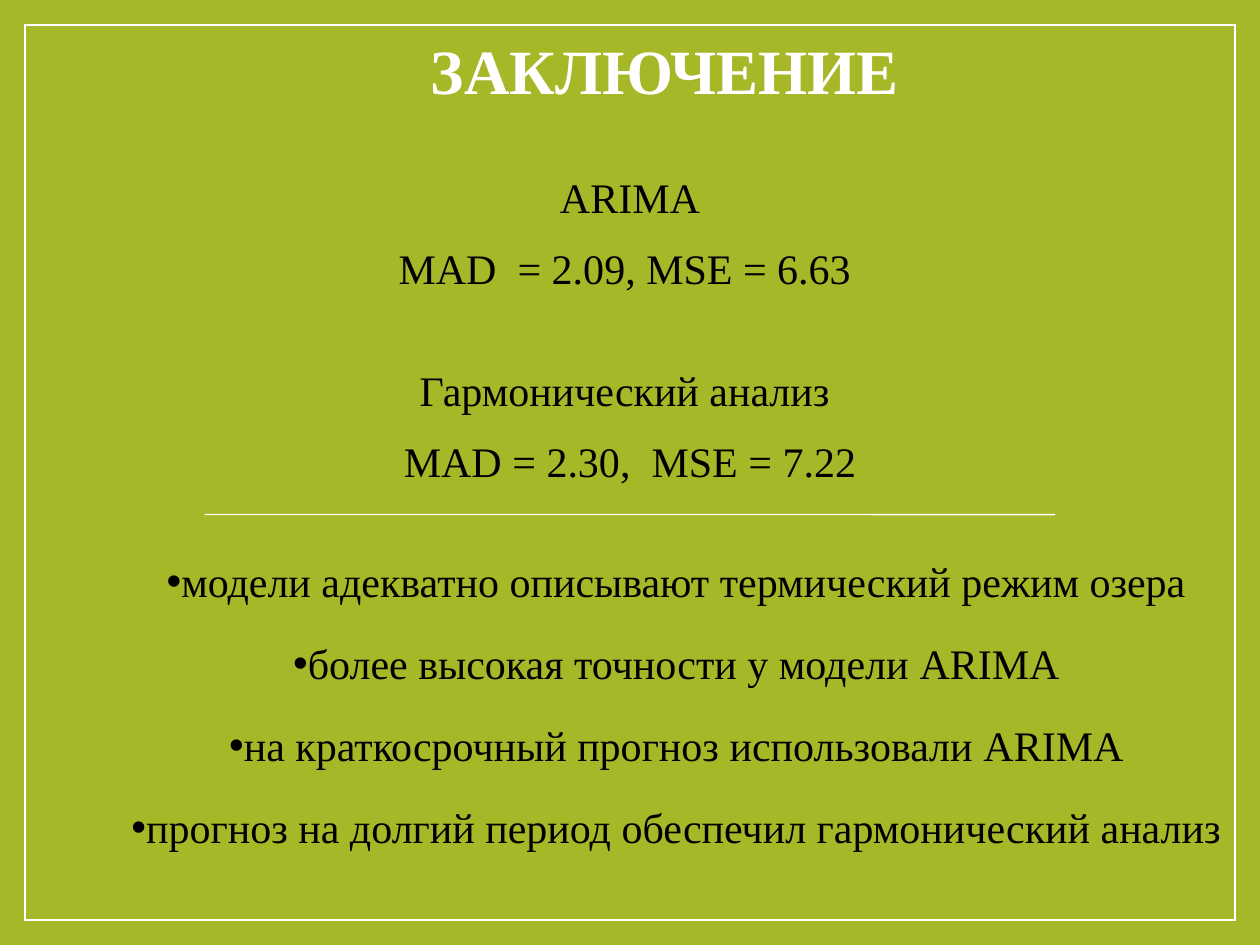
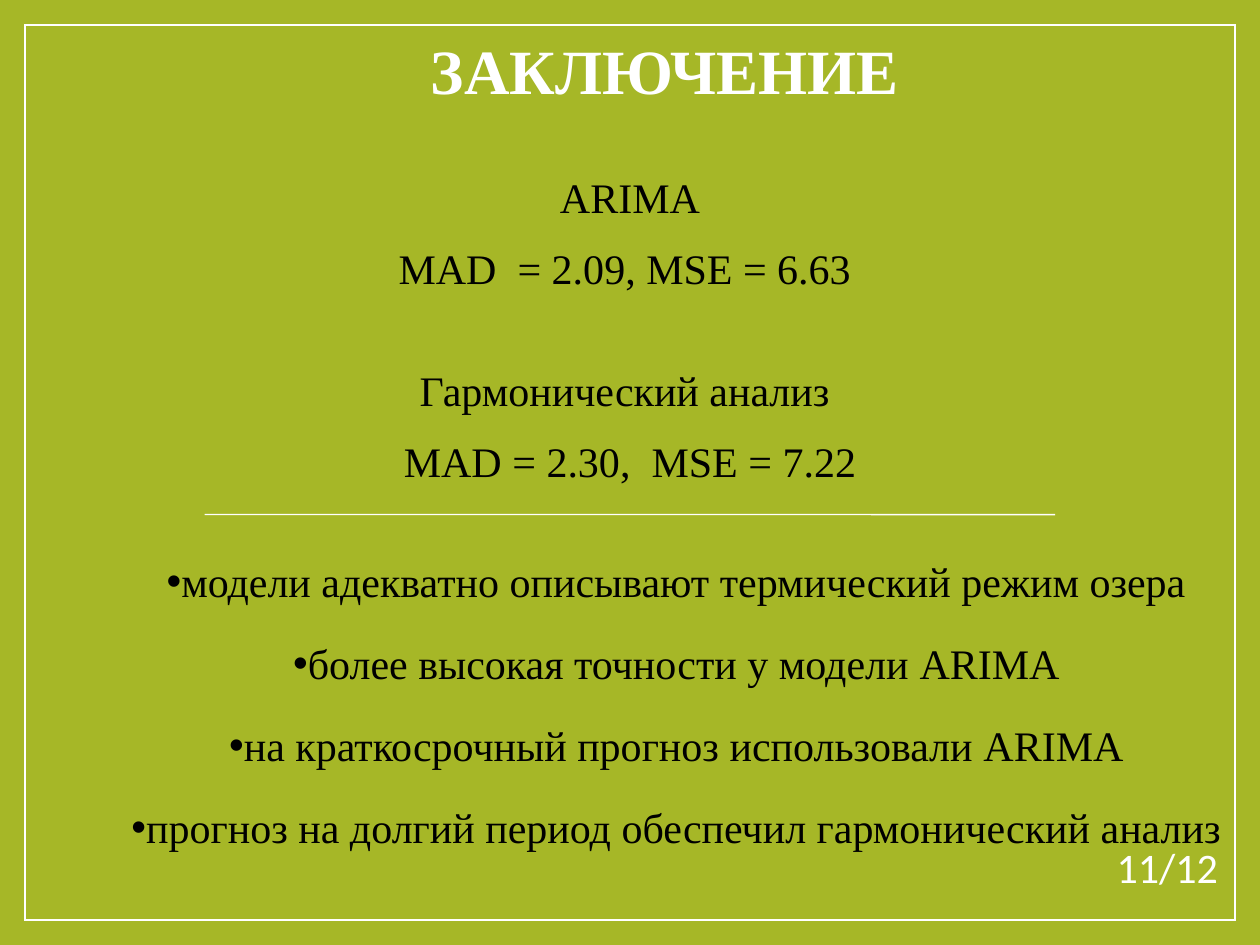
Before and after one commit to Ivan456/diplom, a slide deck: slide 11 of Ivan Vodich.ppt (slide 10 before the commit). Drawn at 1260x945 pixels with LibreOffice and Linux fonts; fonts in the diff are those of the drawing. Boxes give left, top, right and bottom in pixels: in the first picture for what was removed or moved away, otherwise in the second. Text is boxed around its words. In the diff, an @@ line names an element or a change of style, - is before the commit and + after.

```diff
--- a/Ivan Vodich.ppt
+++ b/Ivan Vodich.ppt
@@ text added at [1117,854,1218,885], 24 pt, text #FFFFFF @@
+11/12
```
Also in this commit, not shown: 9 other slides changed, 1 slide added, 2 other files.
